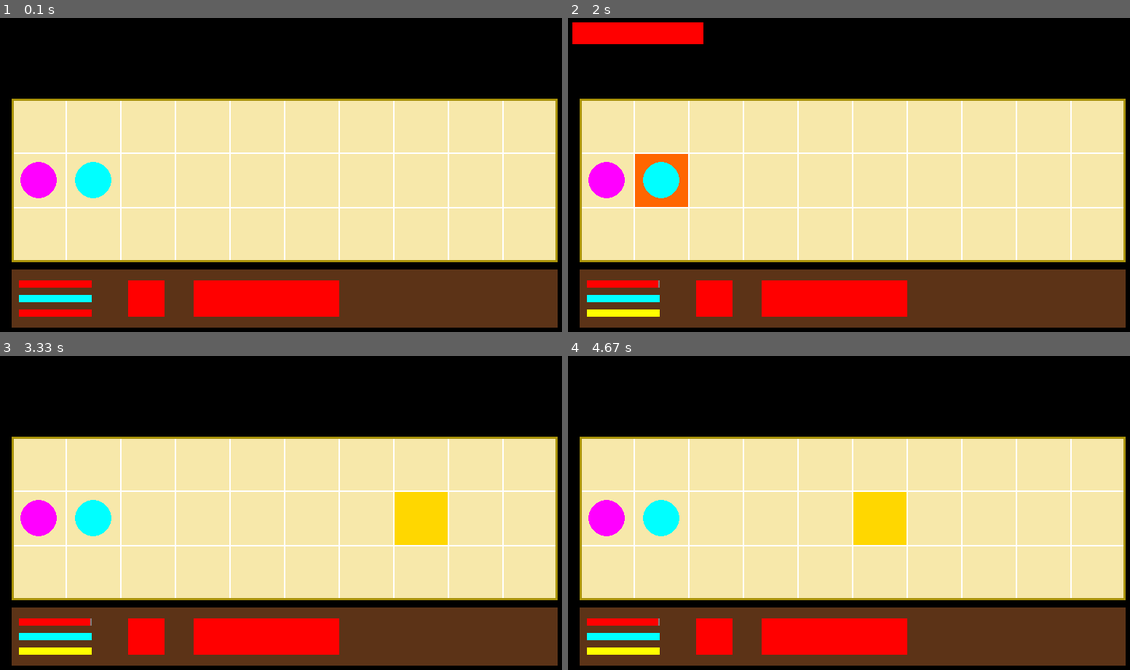
Above: before the commit, frames 1-4 (two rows, left to right).
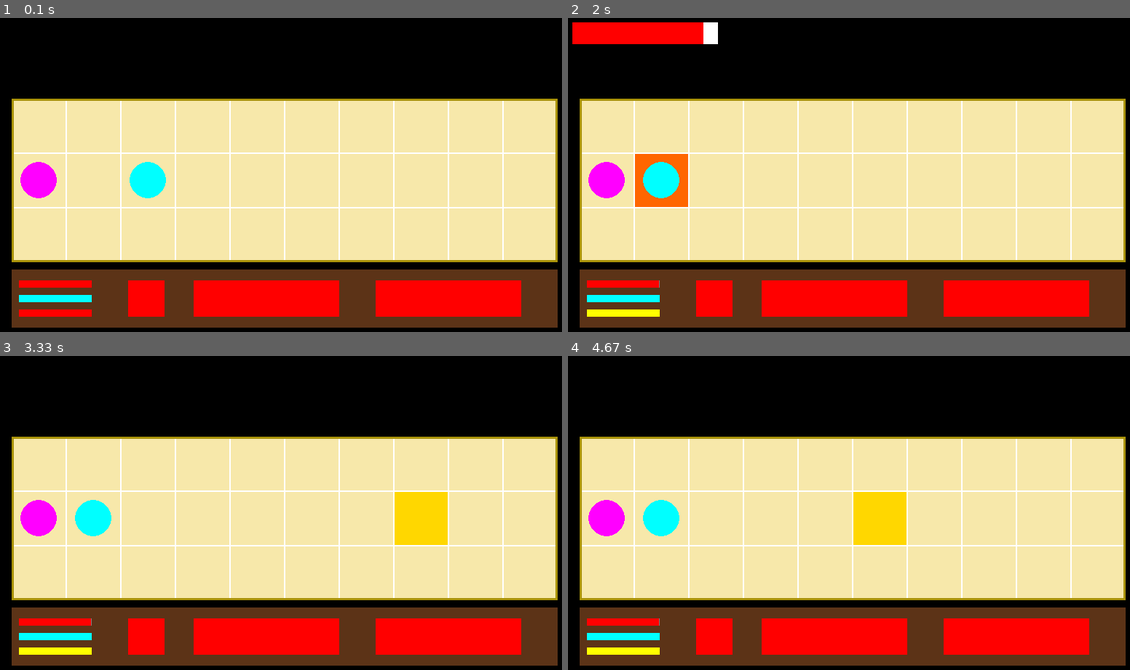
Above: after the commit, the same moments.

Repository: Assiriss/Pygame_Git_pogect
Game: pygame game, started from main.py
Same seed, same stepped clock (60 frames per second), same inputs: the game is played once before the commit and once after it.
Inputs (mouse positions are in pixels of both pictures, inside the frame that each line leads up to):
- Up to frame 1 (0.1 s): no input
- Up to frame 2 (2 s): click (624, 313) at 0.38 s; click (1017, 297) at 0.72 s; click (674, 137) at 1.05 s; click (832, 297) at 1.38 s; click (646, 184) at 1.72 s
- Up to frame 3 (3.33 s): click (292, 569) at 2.05 s; click (264, 469) at 2.38 s; click (202, 456) at 2.72 s; click (438, 500) at 3.05 s
- Up to frame 4 (4.67 s): click (1034, 522) at 3.38 s; click (978, 465) at 3.72 s; click (680, 459) at 4.05 s; click (877, 516) at 4.38 s

The runs differ from the first frame. In frame 1, 4.2% of the frame differs, in the area x 13-93%, y 45-96%; in frame 2, 3.2%; in frame 3, 3.0%; in frame 4, 3.0%.

Commit message:
dvizhok
realizoval weapon 2

Diff:
--- a/data/test.txt
+++ b/data/test.txt
@@ -1,3 +1,3 @@
 ..........
-@d........
+@.d.......
 ..........
--- a/main.py
+++ b/main.py
@@ -109,6 +109,8 @@
         self.hero = Player(0, 0)
         self.playerx = 0
         self.playery = 0
+        self.weap2range = 2
+        self.weap2mana = 10
         self.playercords = []
         self.left = 25
         self.top = 120
@@ -144,15 +146,24 @@
                                     if 0 <= jk + zi <= self.width - 1:
                                         if self.boardshow[i1 + i][jk + zi] == '@':
                                             self.boardshow[i1 + i][jk + zi] = 'b'
-                                        elif self.boardshow[i1 + i][jk + zi] == 'e' or self.boardshow[i1 + i][jk + zi] == 'e2':
+                                        elif self.boardshow[i1 + i][jk + zi] == 'e' or self.boardshow[i1 + i][jk + zi]\
+                                                == 'e2':
                                             self.boardshow = 'e1'
                                         else:
                                             self.boardshow[i1 + i][jk + zi] = 'b'
 
-
-
-
             self.board.append(g)
+        for i in range(self.height):
+            for j in range(self.width):
+                if self.boardshow[i][j] == 'e1' or self.boardshow[i][j] == 'e12':
+                    if abs(self.playery - i) > self.hero.range or abs(self.playerx - j) > self.hero.range:
+                        self.boardshow[i][j] = 'e'
+                if self.boardshow[i][j] == 'e' or self.boardshow[i][j] == 'e2':
+                    if abs(self.playery - i) <= self.weap2range and abs(self.playerx - j) <= self.weap2range:
+                        self.boardshow[i][j] = 'e3'
+                    if abs(self.playery - i) <= self.hero.range and abs(self.playerx - j) <= self.hero.range:
+                        self.boardshow[i][j] = 'e1'
+
         self.butgosize = 40
         self.butgoactive = False
         self.butgoused = False
@@ -161,8 +172,9 @@
         self.butweap1active = False
         self.butweapused = False
         self.butweap1cord = 250
-        self.butweap2cord = 130
+        self.butweap2cord = 500
         self.butweap2active = False
+
         self.butnextsize = 40
         self.butnextactive = False
         self.butnextcord = 180
@@ -184,23 +196,34 @@
                 if self.butgoactive and self.boardshow[j // self.cell_size][i // self.cell_size] == 'bl':
                     pygame.draw.rect(screen, (0, 0, 255),
                                      (i + self.left, j + self.top, self.cell_size, self.cell_size))
+                if self.butweap2active and (self.boardshow[j // self.cell_size][i // self.cell_size] == 'e1' or
+                                            self.boardshow[j // self.cell_size][i // self.cell_size] == 'e12' or
+                self.boardshow[j // self.cell_size][i // self.cell_size] == 'e32' or
+                                            self.boardshow[j // self.cell_size][i // self.cell_size] == 'e3'):
+                    pygame.draw.rect(screen, (153, 0, 0), (i + self.left, j + self.top, self.cell_size,
+                                                           self.cell_size))
                 if self.butweap1active and (self.boardshow[j // self.cell_size][i // self.cell_size] == 'e1' or
                                             self.boardshow[j // self.cell_size][i // self.cell_size] == 'e12'):
-                    pygame.draw.rect(screen, (153, 0, 0),  (i + self.left, j + self.top, self.cell_size, self.cell_size))
+                    pygame.draw.rect(screen, (153, 0, 0),  (i + self.left, j + self.top, self.cell_size,
+                                                            self.cell_size))
                 if self.boardshow[j // self.cell_size][i // self.cell_size] == 'e2' or \
-                        self.boardshow[j // self.cell_size][i // self.cell_size] == 'e12':
-                    pygame.draw.rect(screen, (255, 102, 0), (i + self.left, j + self.top, self.cell_size, self.cell_size))
+                        self.boardshow[j // self.cell_size][i // self.cell_size] == 'e12' or \
+                        self.boardshow[j // self.cell_size][i // self.cell_size] == 'e32':
+                    pygame.draw.rect(screen, (255, 102, 0), (i + self.left, j + self.top, self.cell_size,
+                                                             self.cell_size))
                     health = self.enemies[(i // self.cell_size, j // self.cell_size)].health
                     alhealth = self.enemies[(i // self.cell_size, j // self.cell_size)].allhealth
-                    pygame.draw.rect(screen, (0, 0, 0), (15, 15, alhealth * 2, 30))
+                    pygame.draw.rect(screen, (255, 255, 255), (15, 15, alhealth * 2, 30))
                     pygame.draw.rect(screen, (255, 0, 0), (15, 15, health * 2, 30))
-                if self.boardshow[j // self.cell_size][i // self.cell_size] == '1' or self.boardshow[j // self.cell_size][i // self.cell_size] == 'bl' and not self.butgoactive:
+                if self.boardshow[j // self.cell_size][i // self.cell_size] == '1' or \
+                        self.boardshow[j // self.cell_size][i // self.cell_size] == 'bl' and not self.butgoactive:
                     pygame.draw.rect(screen, (255, 215, 0),
                                      (i + self.left, j + self.top, self.cell_size, self.cell_size))
                 if self.board[j // self.cell_size][i // self.cell_size] == '@':
                     pygame.draw.circle(screen, (255, 0, 255), (i + self.left + self.cell_size // 2, j + self.top +
                                                                self.cell_size // 2), 25)
-                if self.board[j // self.cell_size][i // self.cell_size] != '@' and self.board[j // self.cell_size][i // self.cell_size] != '.':
+                if self.board[j // self.cell_size][i // self.cell_size] != '@' and\
+                        self.board[j // self.cell_size][i // self.cell_size] != '.':
                     pygame.draw.circle(screen, (0, 255, 255), (i + self.left + self.cell_size // 2, j + self.top +
                                                                self.cell_size // 2), 25)
                 pygame.draw.rect(screen, (255, 255, 255),
@@ -230,11 +253,20 @@
             pygame.draw.rect(screen, (255, 255, 0), ((self.left + 10, self.height * self.cell_size + self.top + 65,
                                                     self.healthbar, 10)))
         if not self.butweap1active:
-            pygame.draw.rect(screen, (255, 0, 0), (self.left + self.butweap1cord, self.height * self.cell_size + self.top +
+            pygame.draw.rect(screen, (255, 0, 0), (self.left + self.butweap1cord, self.height * self.cell_size +
+                                                   self.top +
                                                    25, 200, 50))
         else:
             pygame.draw.rect(screen, (255, 255, 0),
                              (self.left + self.butweap1cord, self.height * self.cell_size + self.top +
+                              25, 200, 50))
+        if not self.butweap2active:
+            pygame.draw.rect(screen, (255, 0, 0),
+                             (self.left + self.butweap2cord, self.height * self.cell_size + self.top +
+                              25, 200, 50))
+        else:
+            pygame.draw.rect(screen, (255, 255, 0),
+                             (self.left + self.butweap2cord, self.height * self.cell_size + self.top +
                               25, 200, 50))
 
     def get_cell(self, mouse_pos):
@@ -257,6 +289,7 @@
             self.height * self.cell_size + self.top + 65, self.height * self.cell_size + self.top + 65 + 10):
             self.butgoactive = False
             self.butweap1active = False
+            self.butweap2active = False
             if self.butnextactive:
                 self.butnextactive = False
             else:
@@ -303,9 +336,12 @@
                         self.board[pos_y][pos_x] = 'e'
                         self.boardshow[pos_y][pos_x] = 'e'
                 for i in range(len(self.boardshow)):
-                    for j in self.boardshow[i]:
-                        print(j, end='')
-                    print()
+                    for j in range(len(self.boardshow[i])):
+                        if self.boardshow[i][j] == 'e' or self.boardshow[i][j] == 'e2':
+                            if abs(self.playery - i) <= self.weap2range and abs(self.playerx - j) <= self.weap2range:
+                                self.boardshow[i][j] = 'e3'
+                            if abs(self.playery - i) <= self.hero.range and abs(self.playerx - j) <= self.hero.range:
+                                self.boardshow[i][j] = 'e1'
                 cell_coords = [self.playerx, self.playery]
                 for i in range(self.height):
                     for j in range(self.width):
@@ -341,6 +377,20 @@
             else:
                 self.butweap1active = True
 
+        elif mouse_pos[0] in range(
+                self.left + self.butweap2cord,
+                                   self.left + self.butweap2cord + 200) and mouse_pos[1] in range(
+            self.height * self.cell_size + self.top +
+                              25, self.height * self.cell_size + self.top + 75):
+            self.butweap1active = False
+            self.butgoactive = False
+            self.butnextactive = False
+            if self.butweap2active:
+                self.butweap2active = False
+            else:
+                self.butweap2active = True
+
+
 
 
     def on_click(self, cell_coords):
@@ -369,6 +419,12 @@
                             if abs(self.playery - i) <= self.hero.range and abs(self.playerx - j) <= self.hero.range:
                                 self.boardshow[i][j] = 'e1'
 
+                        if self.boardshow[i][j] == 'e' or self.boardshow[i][j] == 'e2':
+                            if abs(self.playery - i) <= self.weap2range and abs(self.playerx - j) <= self.weap2range:
+                                self.boardshow[i][j] = 'e3'
+                            if abs(self.playery - i) <= self.hero.range and abs(self.playerx - j) <= self.hero.range:
+                                self.boardshow[i][j] = 'e1'
+
                 for i in range(len(self.boardshow)):
                     for j in range(len(self.boardshow[i])):
                         print(self.boardshow[i][j], end='')
@@ -384,6 +440,19 @@
                     self.board[cell_coords[1]][cell_coords[0]] = '.'
                 self.get_cell((self.left + 11, self.height * self.cell_size + self.top + 66))
 
+            elif self.butweap2active and (self.boardshow[cell_coords[1]][cell_coords[0]] == 'e1' or
+                                       self.boardshow[cell_coords[1]][cell_coords[0]] == 'e12' or
+                                          self.boardshow[cell_coords[1]][cell_coords[0]] == 'e3' or
+                                          self.boardshow[cell_coords[1]][cell_coords[0]] == 'e32'):
+                self.enemies[(cell_coords[0], cell_coords[1])].health -= self.hero.damage
+                print('ouch', self.enemies[(cell_coords[0], cell_coords[1])].health)
+                self.butweap1active = False
+                if self.enemies[(cell_coords[0], cell_coords[1])].health <= 0:
+                    del self.enemies[(cell_coords[0], cell_coords[1])]
+                    self.boardshow[cell_coords[1]][cell_coords[0]] = '0'
+                    self.board[cell_coords[1]][cell_coords[0]] = '.'
+                self.get_cell((self.left + 11, self.height * self.cell_size + self.top + 66))
+
     def get_seen(self, mouse_pos):
         for i in range(self.height):
             for j in range(self.width):
@@ -395,6 +464,8 @@
                     self.boardshow[i][j] = 'e'
                 elif self.boardshow[i][j] == 'e12':
                     self.boardshow[i][j] = 'e1'
+                elif self.boardshow[i][j] == 'e32':
+                    self.boardshow[i][j] = 'e3'
 
         if mouse_pos[0] in range(self.left, self.width * self.cell_size + self.left) and \
                 mouse_pos[1] in range(self.top, self.height * self.cell_size + self.top):
@@ -407,8 +478,8 @@
                 self.boardshow[sp[1]][sp[0]] = 'e2'
             elif self.boardshow[sp[1]][sp[0]] == 'e1':
                 self.boardshow[sp[1]][sp[0]] = 'e12'
-            else:
-                pass
+            elif self.boardshow[sp[1]][sp[0]] == 'e3':
+                self.boardshow[sp[1]][sp[0]] = 'e32'
 
 
 
